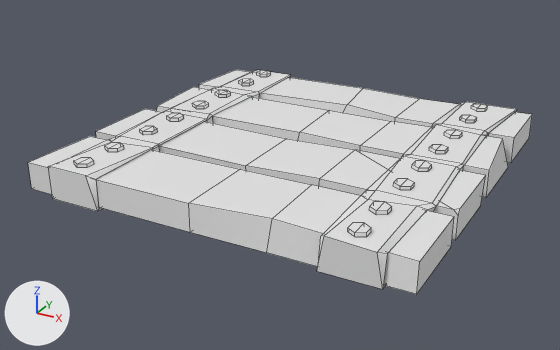
One commit to the FBX model Assets/Props/SmallWoodPlatform/GO_SmallWoodPlatform_LOD0.fbx: the scene before it, then after it.
One viewpoint serves both versions: a 50 mm camera at (3.81, -7.19, 3.38) aimed at (-0.01, -0.24, -0.09). Every picture has the same lights, and +X, +Y and +Z are marked at lower left. Mesh edges are drawn as thin lines. Objects named as collision shapes, trigger or cutter boxes, shadow casters or lower levels of detail are left out. Where no turn or scale is listed for an object, it has been applied to the vertices.

Script lines for the objects in view, before the commit:
```python
me_cube_048 = bpy.data.meshes.new('Cube.048')
me_cube_048.from_pydata(...)  # 388 vertices, 296 faces; spans x -2.0..2.2, y -2.05..2.05, z -0.03..0.37
ob_go_smallwoodplatform_lod0 = bpy.data.objects.new('GO_SmallWoodPlatform_LOD0', me_cube_048)
ob_go_smallwoodplatform_lod0.location = (0.0, 0.0, 0.0)
```
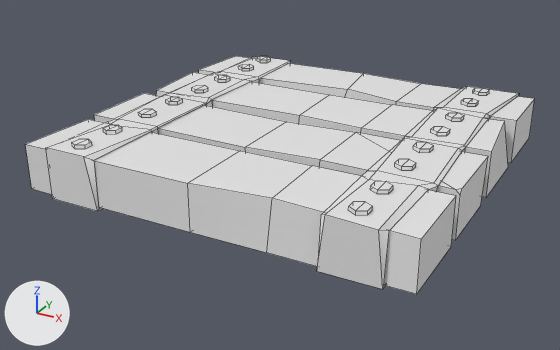
Where the change shows, as pixel boxes (x1, y1, x2, y2) in the pictures (560 x 350 px; the box of a moved part takes in the faces that stretch with it):
'GO_SmallWoodPlatform_LOD0', reshaped (6% taller): before (28, 70, 532, 294); after (25, 56, 534, 294)
part 1 of me_cube_048, moved or reshaped: before (369, 202, 392, 215); after (370, 181, 393, 194)
part 2 of me_cube_048, moved or reshaped: before (105, 143, 124, 152); after (103, 125, 122, 134)
part 3 of me_cube_048, moved or reshaped: before (460, 115, 477, 123); after (461, 98, 479, 106)
part 4 of me_cube_048, moved or reshaped: before (239, 79, 254, 86); after (238, 64, 254, 71)
part 5 of me_cube_048, moved or reshaped: before (412, 161, 432, 171); after (413, 142, 434, 153)
part 6 of me_cube_048, moved or reshaped: before (167, 113, 184, 122); after (166, 97, 183, 105)
part 7 of me_cube_048, moved or reshaped: before (429, 144, 448, 154); after (431, 126, 450, 136)
part 8 of me_cube_048, moved or reshaped: before (193, 101, 209, 109); after (192, 85, 208, 93)
part 9 of me_cube_048, moved or reshaped: before (393, 179, 415, 190); after (395, 159, 416, 170)
part 10 of me_cube_048, moved or reshaped: before (140, 126, 158, 135); after (138, 109, 157, 118)
part 11 of me_cube_048, moved or reshaped: before (444, 130, 462, 139); after (446, 113, 464, 121)
part 12 of me_cube_048, moved or reshaped: before (215, 90, 231, 97); after (215, 75, 230, 82)
part 13 of me_cube_048, moved or reshaped: before (348, 223, 371, 237); after (348, 202, 373, 215)
part 14 of me_cube_048, moved or reshaped: before (74, 158, 94, 168); after (72, 139, 92, 149)
part 15 of me_cube_048, moved or reshaped: before (471, 104, 488, 111); after (473, 88, 489, 95)
part 16 of me_cube_048, moved or reshaped: before (257, 70, 271, 77); after (256, 56, 271, 63)
part 17 of me_cube_048, moved or reshaped: before (28, 70, 532, 289); after (25, 56, 534, 289)

Diff of the bpy script that builds the scene:
```diff
--- a/Assets/Props/SmallWoodPlatform/GO_SmallWoodPlatform_LOD0.fbx.py
+++ b/Assets/Props/SmallWoodPlatform/GO_SmallWoodPlatform_LOD0.fbx.py
@@ me_cube_048 @@
 # used by ob_go_smallwoodplatform_lod0; location = (0.0, 0.0, 0.0)
-me_cube_048.from_pydata(...)  # 388 vertices, 296 faces; spans x -2.0..2.2, y -2.05..2.05, z -0.03..0.37
+me_cube_048.from_pydata(...)  # 388 vertices, 296 faces; spans x -2.0..2.2, y -2.05..2.05, z -0.03..0.57
+# me_cube_048 part 1: the loose piece of 12 vertices spanning x 1.52..1.7, y -1.44..-1.24, z 0.33..0.37 is moved by (0.0, 0.0, 0.2)
+# me_cube_048 part 2: the loose piece of 12 vertices spanning x -1.49..-1.31, y -1.44..-1.24, z 0.33..0.37 is moved by (0.0, 0.0, 0.2)
+# me_cube_048 part 3: the loose piece of 12 vertices spanning x 1.52..1.7, y 1.26..1.46, z 0.33..0.37 is moved by (0.0, 0.0, 0.2)
+# me_cube_048 part 4: the loose piece of 12 vertices spanning x -1.49..-1.31, y 1.26..1.46, z 0.33..0.37 is moved by (0.0, 0.0, 0.2)
+# me_cube_048 part 5: the loose piece of 12 vertices spanning x 1.52..1.7, y -0.35..-0.15, z 0.33..0.37 is moved by (0.0, 0.0, 0.2)
+# me_cube_048 part 6: the loose piece of 12 vertices spanning x -1.49..-1.31, y -0.35..-0.15, z 0.33..0.37 is moved by (0.0, 0.0, 0.2)
+# me_cube_048 part 7: the loose piece of 12 vertices spanning x 1.52..1.7, y 0.18..0.38, z 0.33..0.37 is moved by (0.0, 0.0, 0.2)
+# me_cube_048 part 8: the loose piece of 12 vertices spanning x -1.49..-1.31, y 0.18..0.38, z 0.33..0.37 is moved by (0.0, 0.0, 0.2)
+# me_cube_048 part 9: the loose piece of 12 vertices spanning x 1.52..1.7, y -0.85..-0.65, z 0.33..0.37 is moved by (0.0, 0.0, 0.2)
+# me_cube_048 part 10: the loose piece of 12 vertices spanning x -1.49..-1.31, y -0.85..-0.65, z 0.33..0.37 is moved by (0.0, 0.0, 0.2)
+# me_cube_048 part 11: the loose piece of 12 vertices spanning x 1.52..1.7, y 0.68..0.88, z 0.33..0.37 is moved by (0.0, 0.0, 0.2)
+# me_cube_048 part 12: the loose piece of 12 vertices spanning x -1.49..-1.31, y 0.68..0.88, z 0.33..0.37 is moved by (0.0, 0.0, 0.2)
+# me_cube_048 part 13: the loose piece of 12 vertices spanning x 1.52..1.7, y -1.9..-1.71, z 0.33..0.37 is moved by (0.0, 0.0, 0.2)
+# me_cube_048 part 14: the loose piece of 12 vertices spanning x -1.49..-1.31, y -1.9..-1.71, z 0.33..0.37 is moved by (0.0, 0.0, 0.2)
+# me_cube_048 part 15: the loose piece of 12 vertices spanning x 1.52..1.7, y 1.73..1.92, z 0.33..0.37 is moved by (0.0, 0.0, 0.2)
+# me_cube_048 part 16: the loose piece of 12 vertices spanning x -1.49..-1.31, y 1.73..1.92, z 0.33..0.37 is moved by (0.0, 0.0, 0.2)
+# me_cube_048 part 17: 98 of the vertices in x -2.0..2.2, y -2.05..2.04, z 0.25..0.33 are moved by (0.0, 0.0, 0.2)
```
